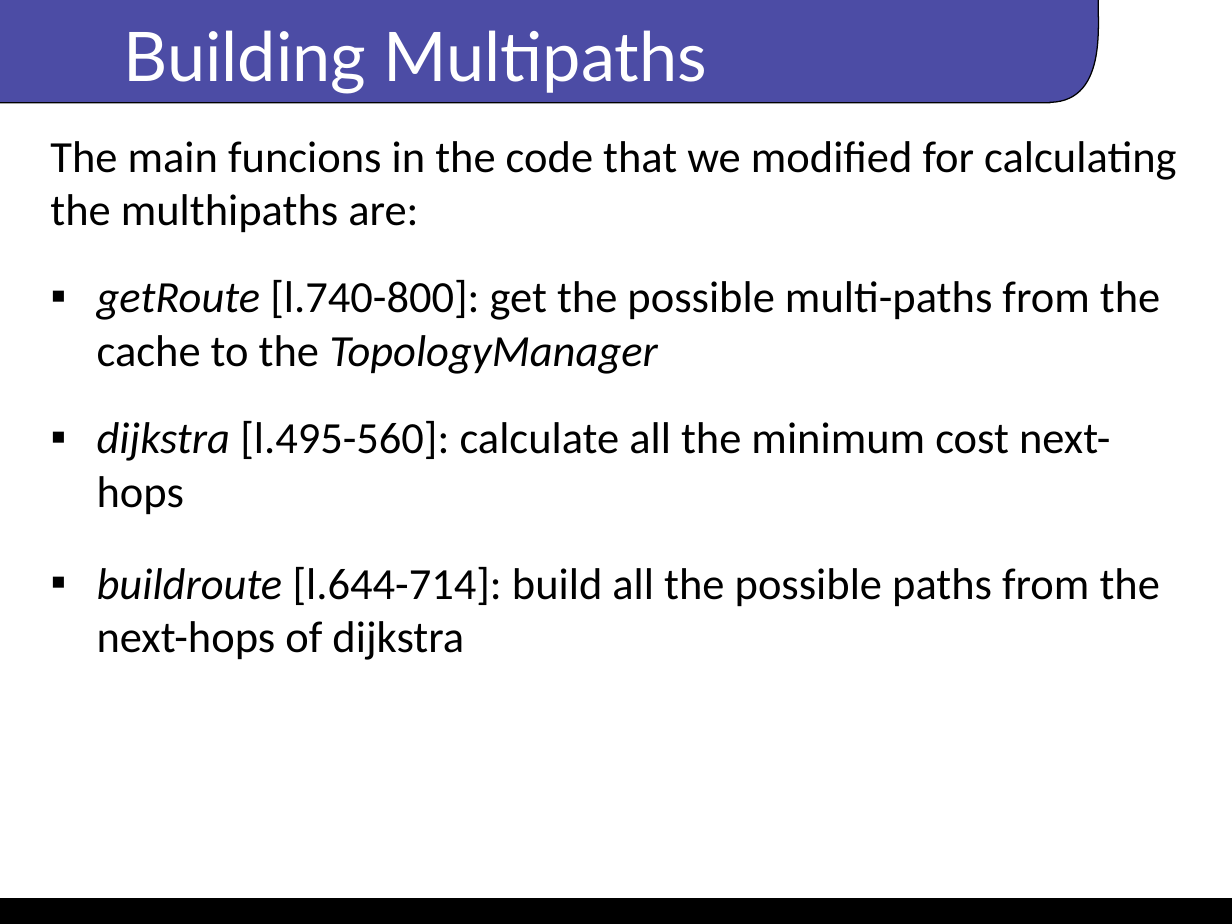
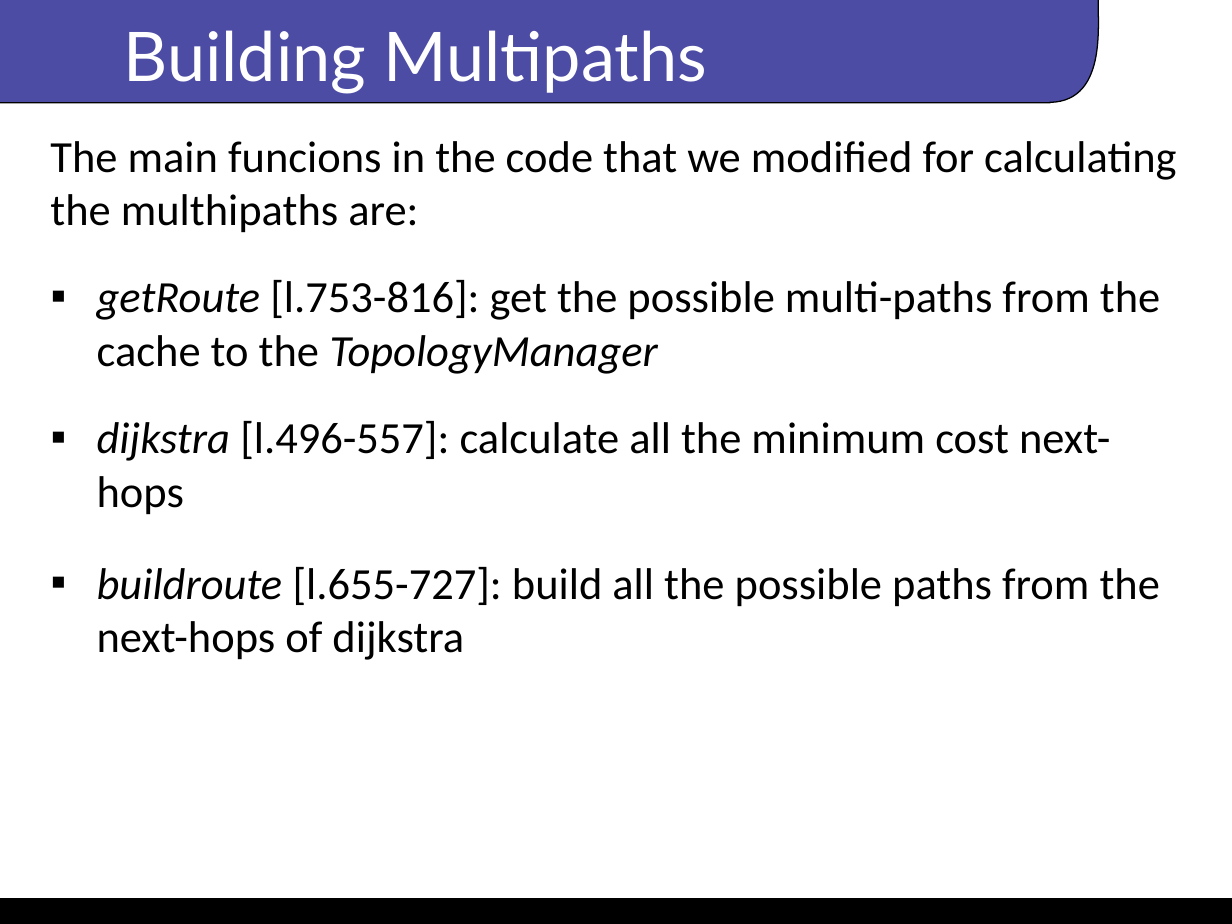
Before and after one commit to alicenannini/floodlight_project, a slide deck: slide 6 of presentation/project_anaws.odp. Drawn at 1232x924 pixels with LibreOffice and Linux fonts; fonts in the diff are those of the drawing; background and template pictures are left out. Boxes give left, top, right and bottom in pixels: in the first picture for what was removed or moved away, otherwise in the second. Text is boxed around its words. In the diff, an @@ line names an element or a change of style, - is before the commit and + after.

```diff
--- a/presentation/project_anaws.odp
+++ b/presentation/project_anaws.odp
@@ text at (97,280,1160,660): text changed @@
-▪ getRoute [l.740-800]: get the possible multi-paths from the cache to the TopologyManager
-▪ dijkstra [l.495-560]: calculate all the minimum cost next-hops
-▪ buildroute [l.644-714]: build all the possible paths from the next-hops of dijkstra
+▪ getRoute [l.753-816]: get the possible multi-paths from the cache to the TopologyManager
+▪ dijkstra [l.496-557]: calculate all the minimum cost next-hops
+▪ buildroute [l.655-727]: build all the possible paths from the next-hops of dijkstra
```
Also in this commit, not shown: 3 other slides changed, 3 slides added, 1 slide removed, 1 other file.
